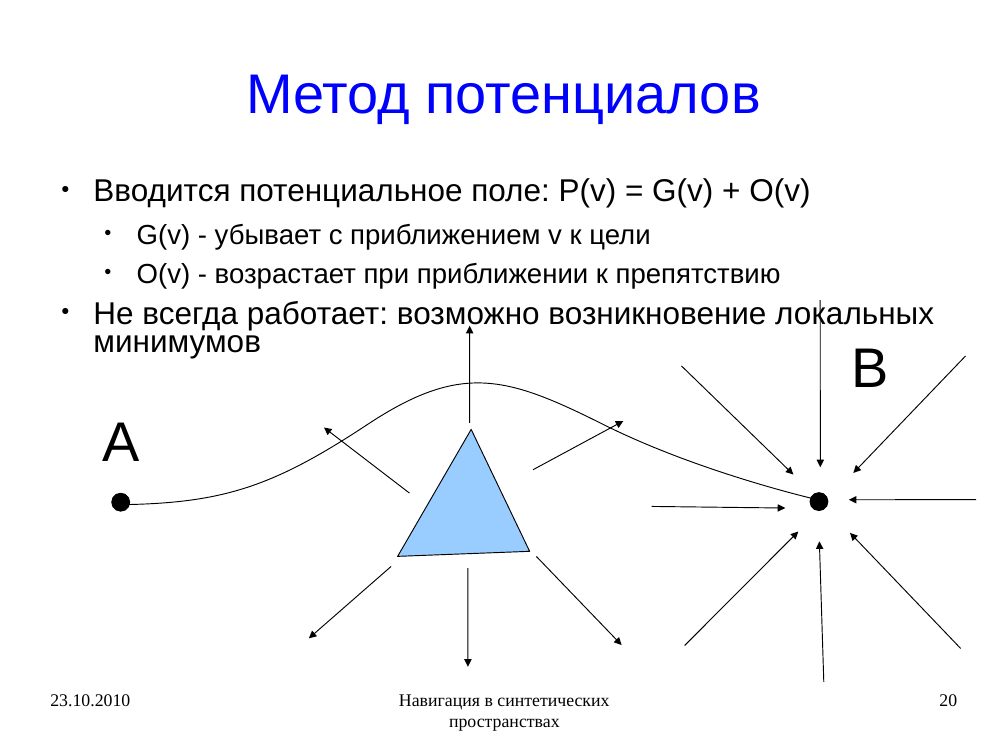
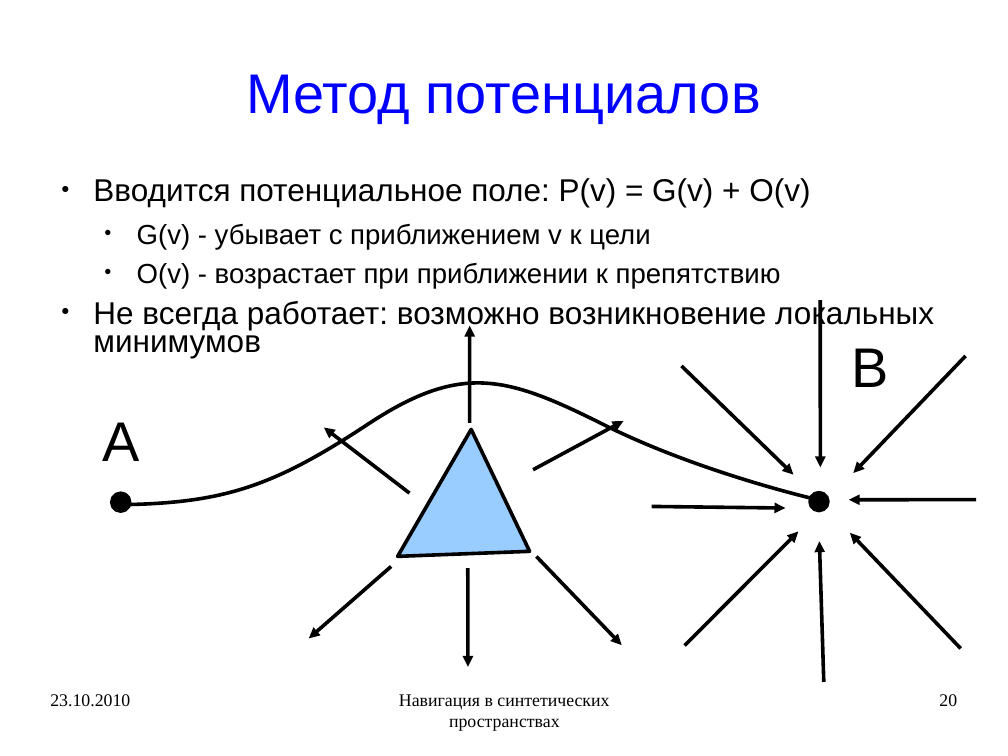
Before and after one commit to rutsky/semester09, a slide deck: slide 20 of Artificial_intelligence/Navigation_in_synthetic_space/50572_Rutsky_Navigation_in_synthetic_space.ppt. Drawn at 1008x756 pixels with LibreOffice and Linux fonts; fonts in the diff are those of the drawing. Boxes give left, top, right and bottom in pixels: in the first picture for what was removed or moved away, otherwise in the second. Text is boxed around its words. In the diff, an @@ line names an element or a change of style, - is before the commit and + after.

```diff
--- a/Artificial_intelligence/Navigation_in_synthetic_space/50572_Rutsky_Navigation_in_synthetic_space.ppt
+++ b/Artificial_intelligence/Navigation_in_synthetic_space/50572_Rutsky_Navigation_in_synthetic_space.ppt
@@ arrow (470, 423) - (470, 326): stroke #000000 0.74 pt to #000000 2.83 pt @@
@@ arrow (820, 300) - (820, 467): stroke #000000 0.74 pt to #000000 2.83 pt @@
@@ arrow (966, 356) - (853, 473): stroke #000000 0.74 pt to #000000 2.83 pt @@
@@ outline #000000 0.74 pt to #000000 2.83 pt in 4 elements at bbox=[112, 493, 130, 511], bbox=[810, 493, 829, 511], bbox=[398, 430, 530, 557], bbox=[123, 363, 818, 505] @@
@@ arrow (681, 366) - (794, 475): stroke #000000 0.74 pt to #000000 2.83 pt @@
@@ arrow (410, 493) - (324, 428): stroke #000000 0.74 pt to #000000 2.83 pt @@
@@ arrow (533, 470) - (624, 421): stroke #000000 0.74 pt to #000000 2.83 pt @@
@@ arrow (652, 507) - (786, 509): stroke #000000 0.74 pt to #000000 2.83 pt @@
@@ arrow (977, 499) - (849, 500): stroke #000000 0.74 pt to #000000 2.83 pt @@
@@ arrow (685, 646) - (799, 531): stroke #000000 0.74 pt to #000000 2.83 pt @@
@@ arrow (961, 649) - (851, 533): stroke #000000 0.74 pt to #000000 2.83 pt @@
@@ arrow (391, 566) - (309, 638): stroke #000000 0.74 pt to #000000 2.83 pt @@
@@ arrow (468, 568) - (468, 667): stroke #000000 0.74 pt to #000000 2.83 pt @@
@@ arrow (537, 557) - (622, 645): stroke #000000 0.74 pt to #000000 2.83 pt @@
@@ arrow (824, 682) - (820, 542): stroke #000000 0.74 pt to #000000 2.83 pt @@
```
Also in this commit, not shown: 7 other slides changed, 2 other files.
